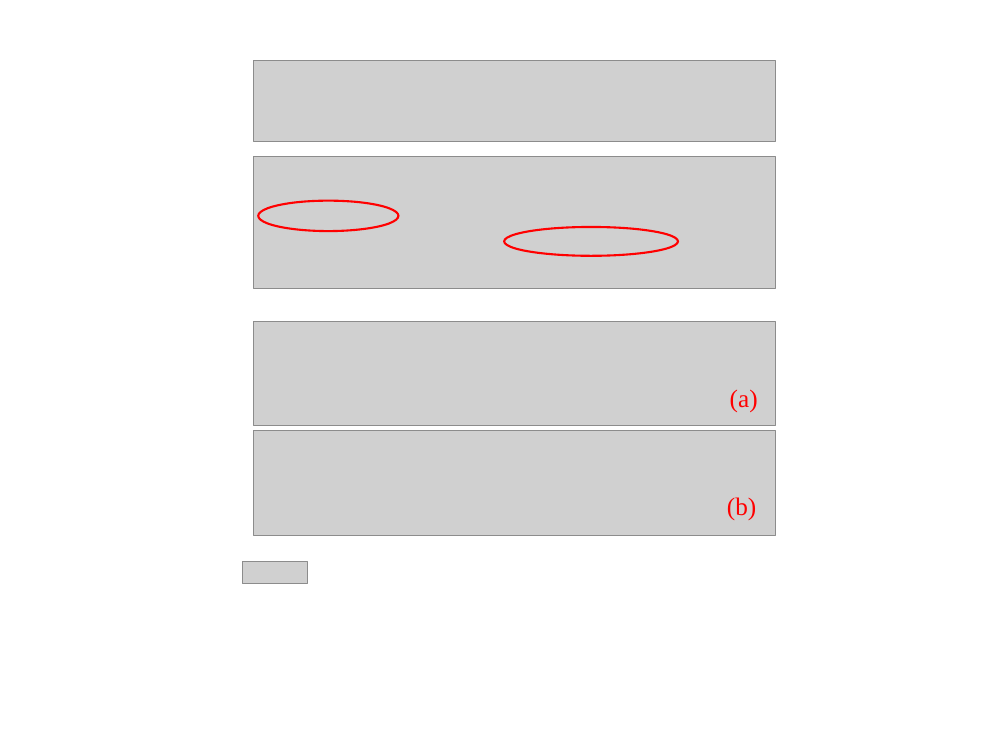
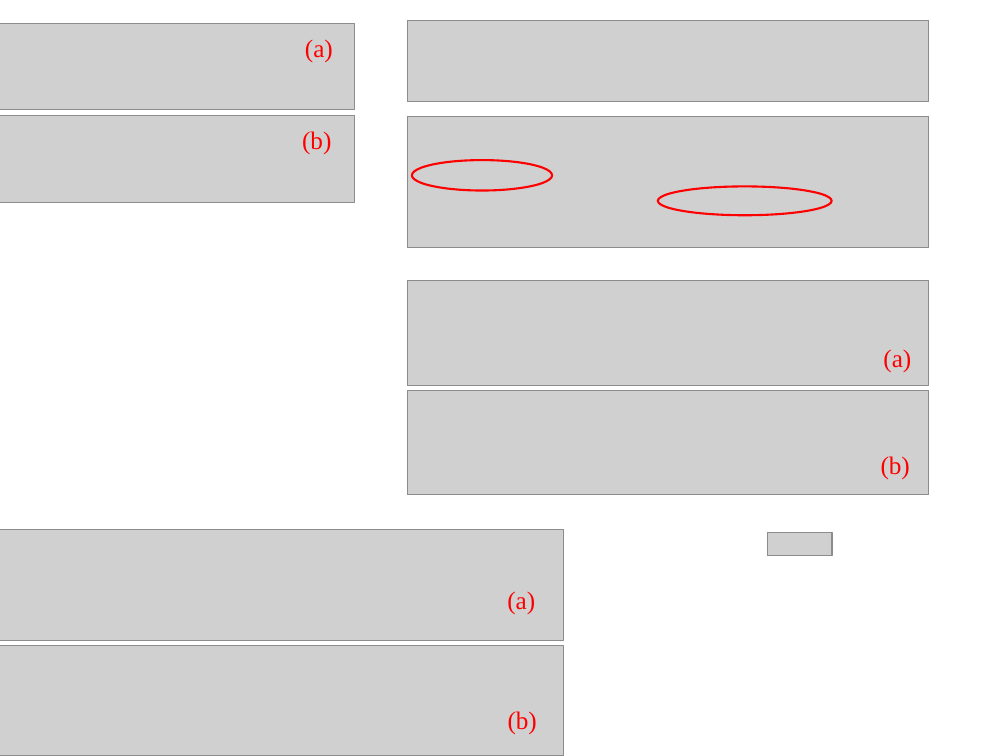
Before and after one commit to svech/Multifitting, a slide deck: slide 21 of manual/Pictures 2.0.pptx. Drawn at 1008x756 pixels with LibreOffice and Linux fonts; fonts in the diff are those of the drawing; grey boxes stand for pictures. Boxes give left, top, right and bottom in pixels: in the first picture for what was removed or moved away, otherwise in the second. Text is boxed around its words. In the diff, an @@ line names an element or a change of style, - is before the commit and + after.

```diff
--- a/manual/Pictures 2.0.pptx
+++ b/manual/Pictures 2.0.pptx
@@ picture added at [0,23,355,109] @@
@@ text added at [305,39,333,62], 18 pt, text #FF0000 @@
+(a)
@@ picture added at [0,115,355,202] @@
@@ text added at [302,131,331,154], 18 pt, text #FF0000 @@
+(b)
@@ 4 pictures, 2 texts, 2 ellipses: place and size @@
-4 pictures, 2 texts, 2 ellipses at [254,60,775,535]
+4 pictures, 2 texts, 2 ellipses at [407,20,928,495]
@@ picture added at [0,529,563,640] @@
@@ picture: place and size @@
-picture at [243,561,307,585]
+picture at [767,533,832,556]
@@ text added at [507,591,535,614], 18 pt, text #FF0000 @@
+(a)
@@ picture added at [0,646,563,756] @@
@@ text added at [508,711,537,734], 18 pt, text #FF0000 @@
+(b)
```
Also in this commit, not shown: 2 other slides changed, 8 other files.
